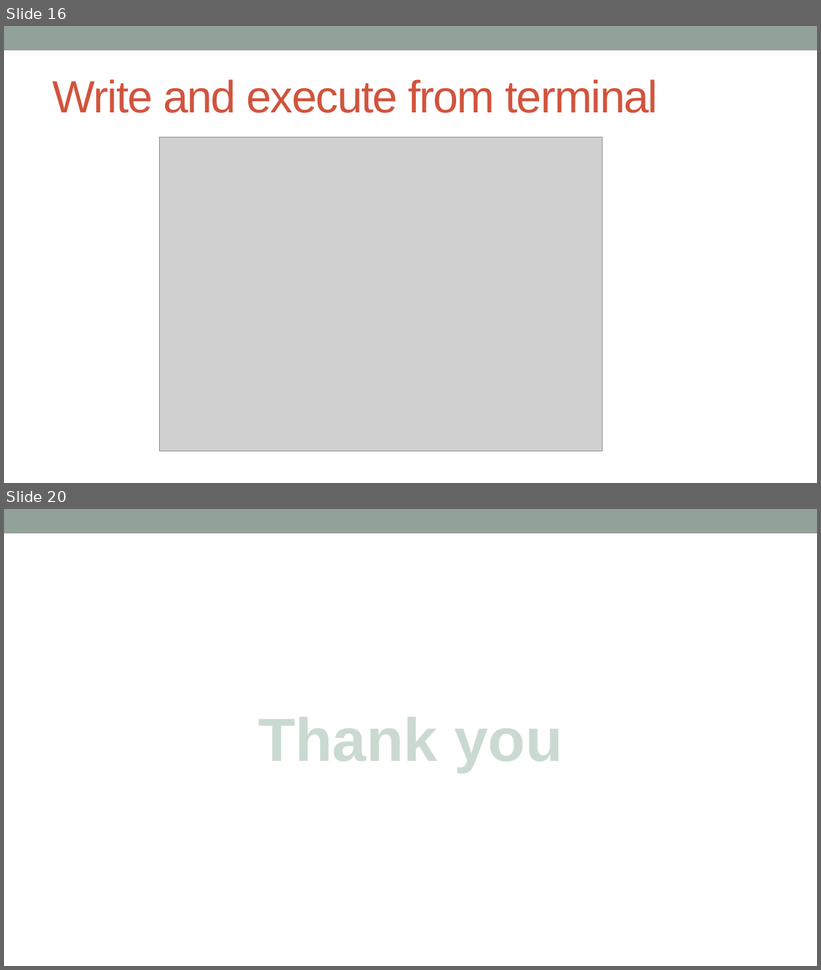
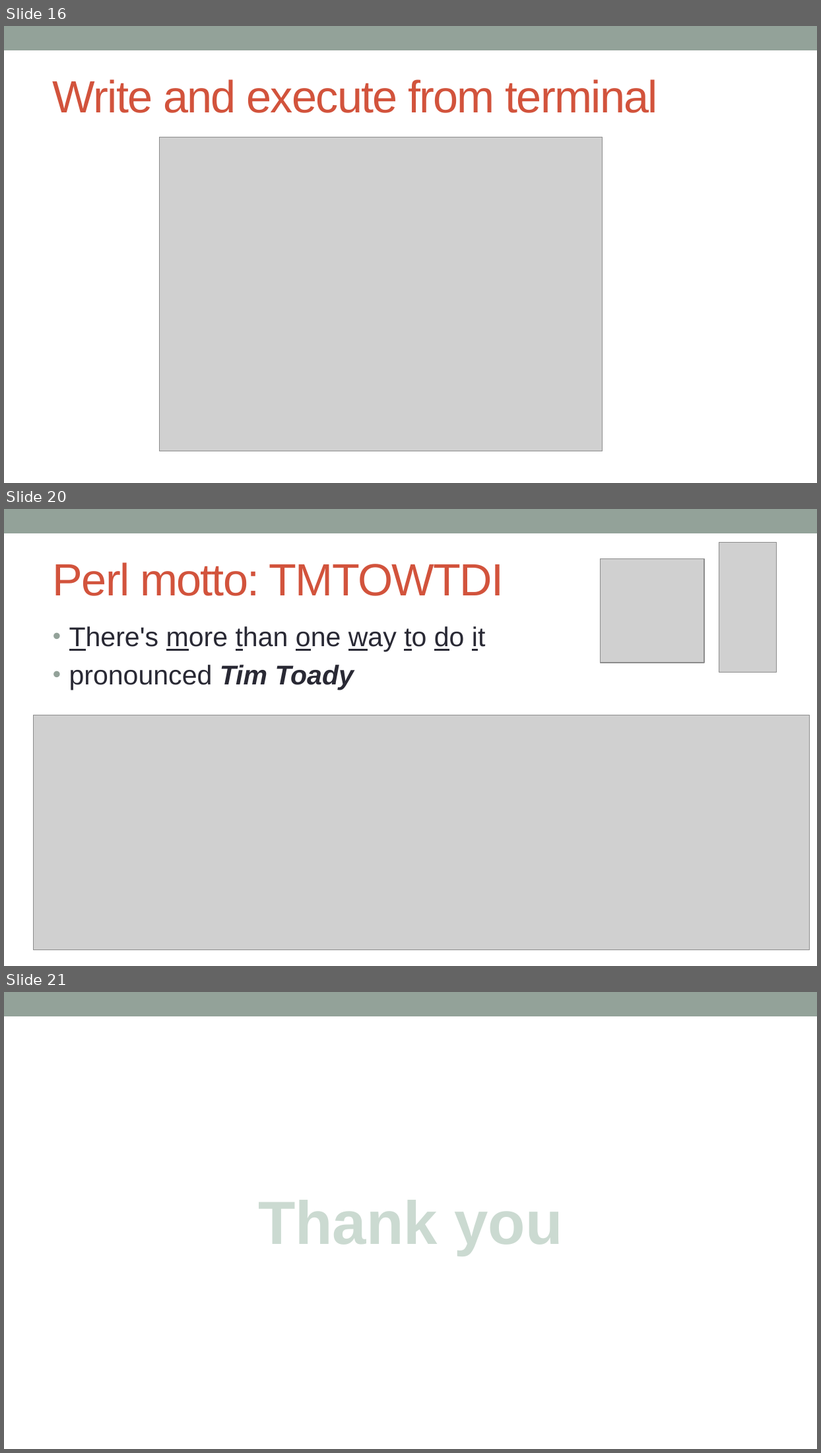
Before and after one commit to kanhu-pcr-code/bioinfo-PERL-course, a slide deck: PPTs/Getting_stared_with_perl.pptx. Shown one above the other, each under a label of ours: slides 16 and 20 before the commit, slides 16, 20 and 21 after it; the slides between them are not shown. The pictures are 821x970 and 821x1453 pixels, drawn with LibreOffice and Linux fonts; fonts in the diff are those of the drawing; grey boxes stand for pictures. Boxes give left, top, right and bottom in pixels: in the first picture for what was removed or moved away, otherwise in the second. Text is boxed around its words. In the diff, an @@ line names an element or a change of style, - is before the commit and + after.

```diff
--- a/PPTs/Getting_stared_with_perl.pptx
+++ b/PPTs/Getting_stared_with_perl.pptx
@@ slide 20 added at (4, 509, 817, 966), background #FFFFFF; not listed: 1 template element that a slide beside it also shows @@
@@ picture added at (719, 543, 776, 673) @@
@@ title added at (53, 562, 504, 596), 40 pt, text #D2533C @@
+Perl motto: TMTOWTDI
@@ picture added at (601, 559, 705, 663) @@
@@ text added at (69, 626, 485, 690), 24 pt, text #292934 @@
+• There's more than one way to do it
+• pronounced Tim Toady
@@ picture added at (33, 716, 810, 951) @@
@@ what was slide 20 is now slide 21 @@
```
Also in this commit, not shown: 6 slides changed, 13 other files.
